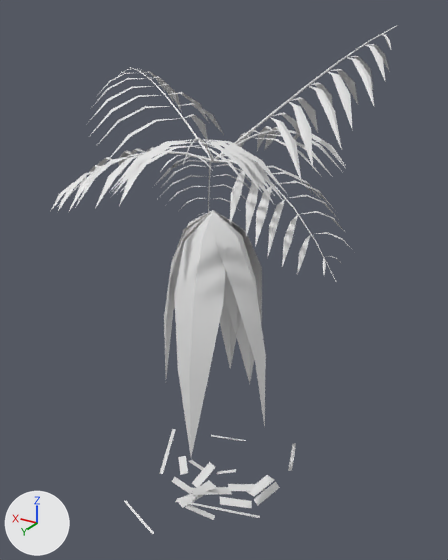
Renders of the OBJ model game/assets/models/plants/SM_Plant_SpinyPalmMature_Leaf.obj from each side of a commit.
Camera for both pictures: a 50 mm camera at (-3.14, 5.03, 5.2) aimed at (-0.06, -0.11, 2.63). The lights are fixed; the arrows at lower left show +X, +Y and +Z. The picture after the commit comes second. Where no turn or scale is listed for an object, it has been applied to the vertices. Vertices at exactly the same position are counted once.

In view in the first picture: 'SM_Plant_SpinyPalmMature_Leaf'.
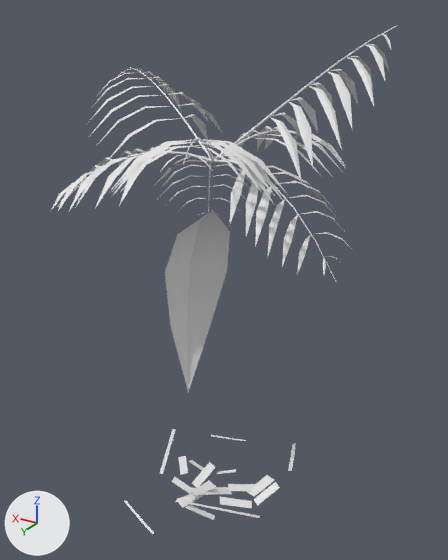
The change, as a diff of the scene's bpy script:
```diff
--- a/game/assets/models/plants/SM_Plant_SpinyPalmMature_Leaf.obj.py
+++ b/game/assets/models/plants/SM_Plant_SpinyPalmMature_Leaf.obj.py
@@ me_sm_plant_spinypalmmature_leaf @@
 # used by ob_sm_plant_spinypalmmature_leaf; location = (0.0, 0.0, 0.0)
-me_sm_plant_spinypalmmature_leaf.from_pydata(...)  # 1072 vertices, 1260 faces; spans x -1.6..1.62, y -1.54..1.55, z -0.14..5.11
+me_sm_plant_spinypalmmature_leaf.from_pydata(...)  # 1022 vertices, 1200 faces; spans x -1.6..1.62, y -1.54..1.55, z -0.14..5.11
+# me_sm_plant_spinypalmmature_leaf part 1
+# 50 vertices are removed from x -0.71..0.61, y -0.77..0.74, z 0.95..3.23
+# 60 faces are deleted
+# 10 vertices move from x 0.23..0.75, y -0.33..0.2, z 1.09..3.22 to x 0.01..0.74, y -0.5..0.1, z 0.81..3.19
```

Location of each change, (x1, y1, x2, y2) in pixels of the pictures (448 x 560 px):
part 1 of me_sm_plant_spinypalmmature_leaf, cut back
    before: (164, 210, 266, 456)
    after: (165, 210, 230, 392)
